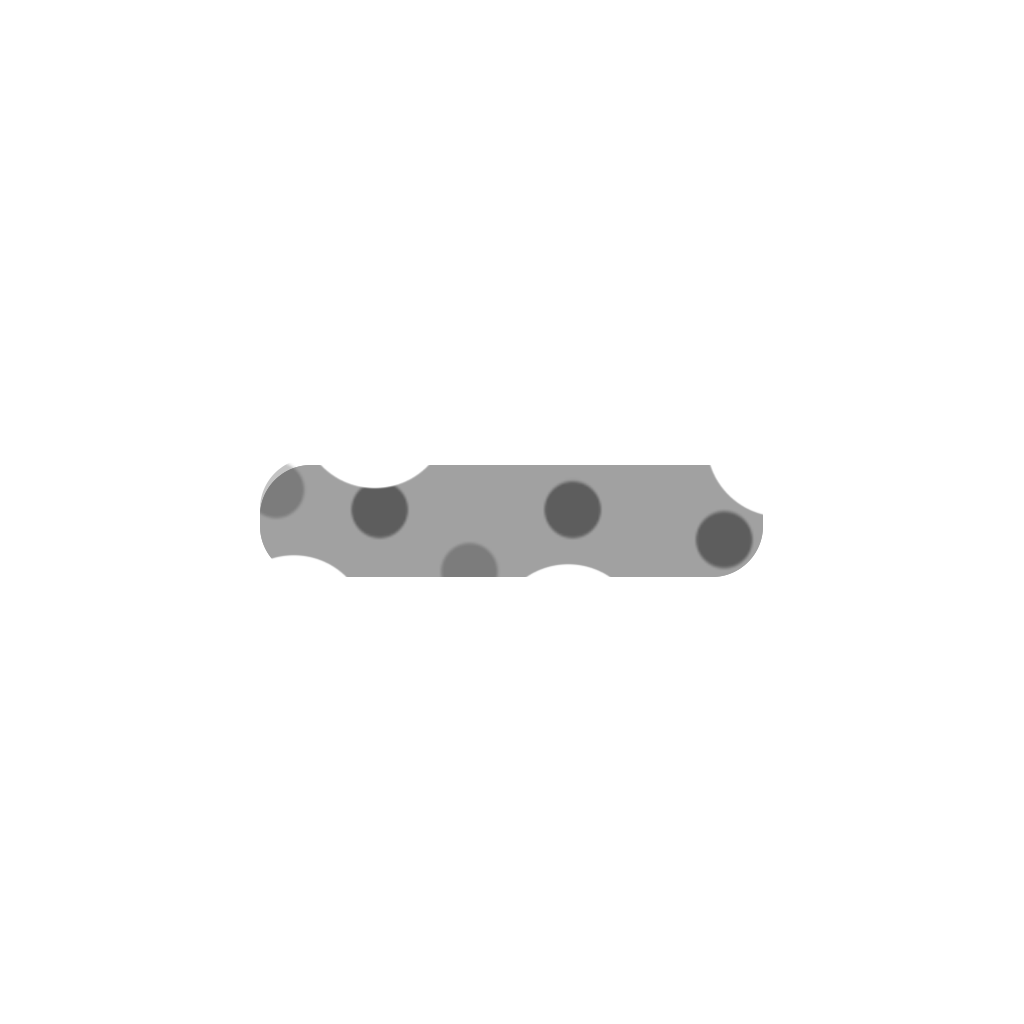
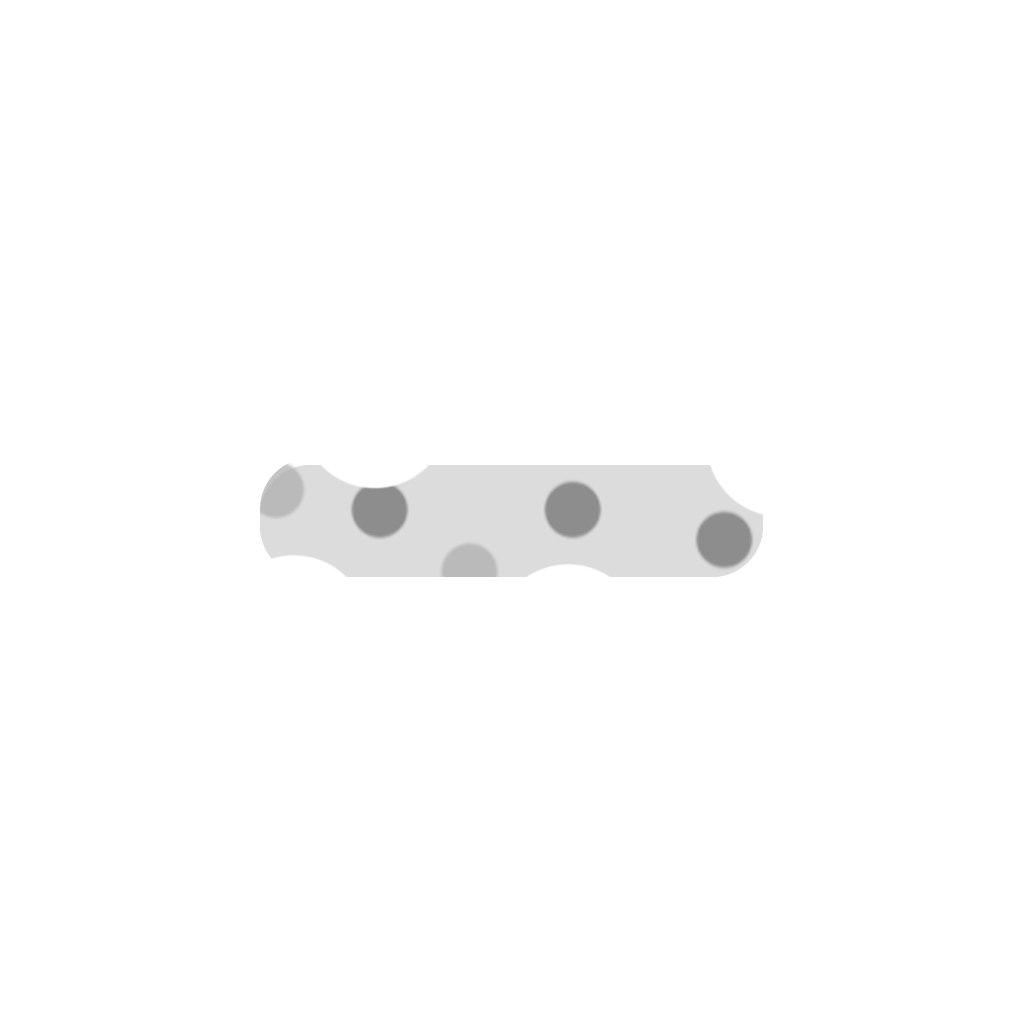
Before/after of a (1024, 1024) layered artwork. What changed in the layer stack:
painted on "Platform copy" over left=260, top=465, right=763, bottom=577
